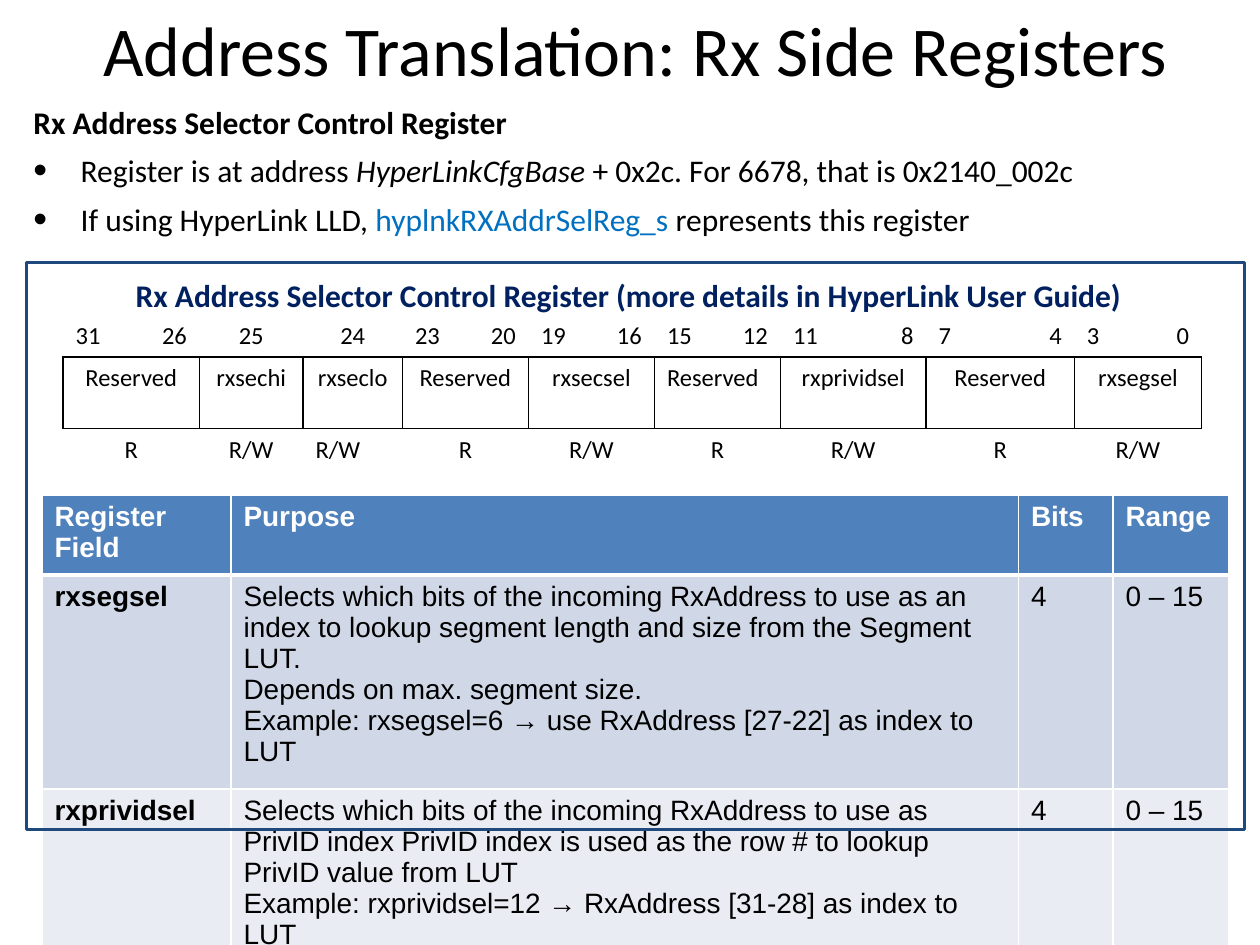
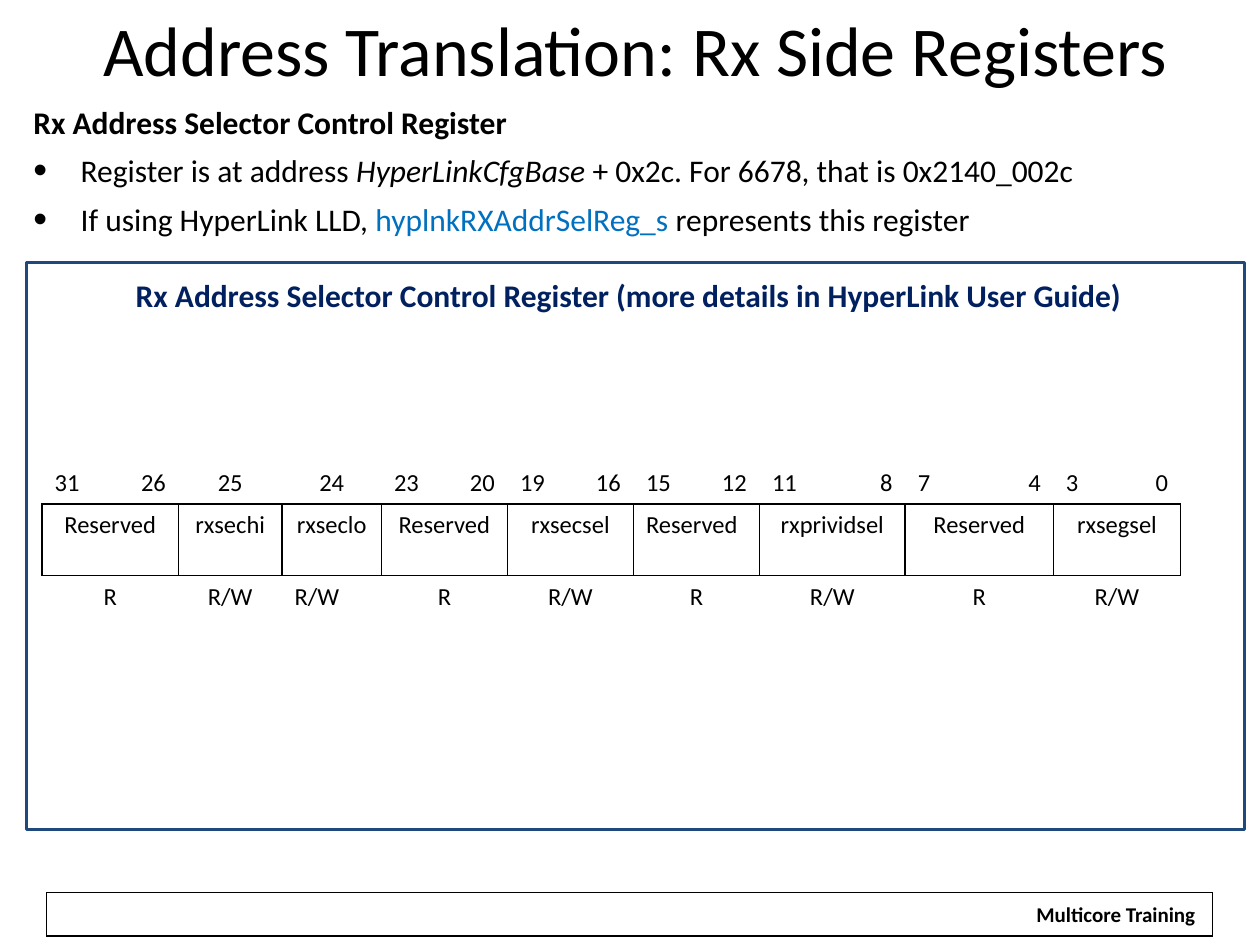
Before and after one commit to hari1989/keystone-workshop, a slide deck: slide 22 of preliminary/Working/presentations/Intro to Hyperlink.pptx (slide 32 before the commit). Drawn at 1260x945 pixels with LibreOffice and Linux fonts; fonts in the diff are those of the drawing; background and template pictures are left out. Boxes give left, top, right and bottom in pixels: in the first picture for what was removed or moved away, otherwise in the second. Text is boxed around its words. In the diff, an @@ line names an element or a change of style, - is before the commit and + after.

Commit message:
Hopefully correct address translation

```diff
--- a/preliminary/Working/presentations/Intro to Hyperlink.pptx
+++ b/preliminary/Working/presentations/Intro to Hyperlink.pptx
@@ table: place and size @@
-table at <box>63,315,1202,480</box>
+table at <box>42,462,1181,627</box>
@@ table removed at <box>42,495,1228,945</box>, 3 rows, 4 columns @@
-Register Field | Purpose | Bits | Range
-rxsegsel | Selects which bits of the incoming RxAddress to use as an index to lookup segment length and size from the Segment LUT. Depends on max. segment size. Example: rxsegsel=6 → use RxAddress [27-22] as index to LUT | 4 | 0 – 15
-rxprividsel | Selects which bits of the incoming RxAddress to use as PrivID index PrivID index is used as the row # to lookup PrivID value from LUT Example: rxprividsel=12 → RxAddress [31-28] as index to LUT | 4 | 0 – 15
```
Also in this commit, not shown: 14 other slides changed, 13 slides added, 10 slides removed.
